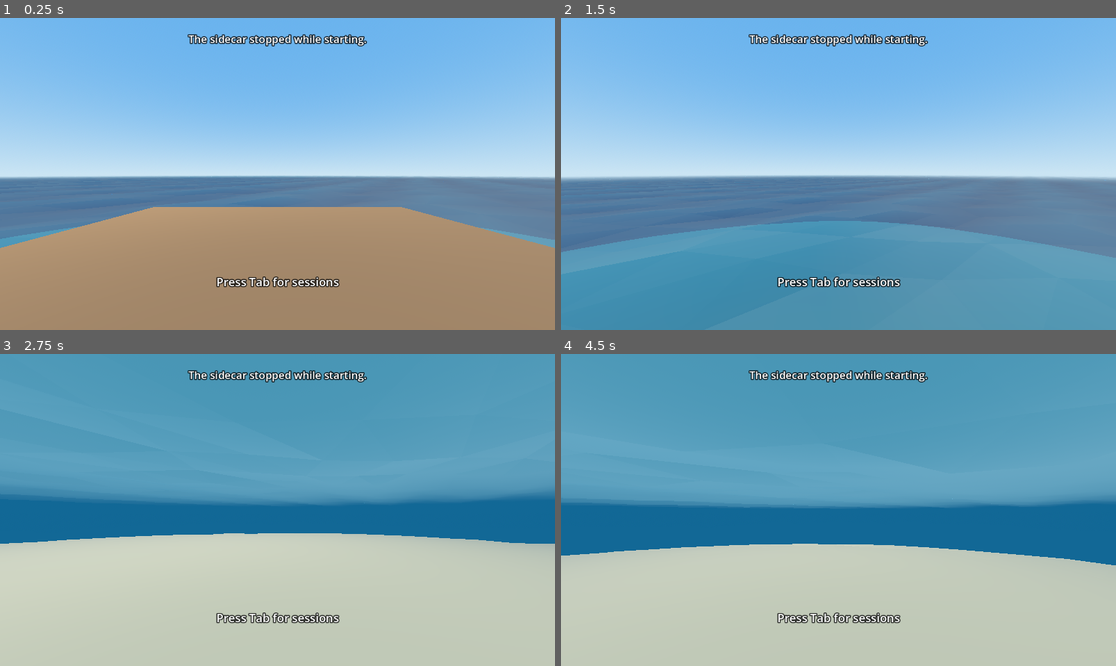
Above: before the commit, frames 1-4 (two rows, left to right).
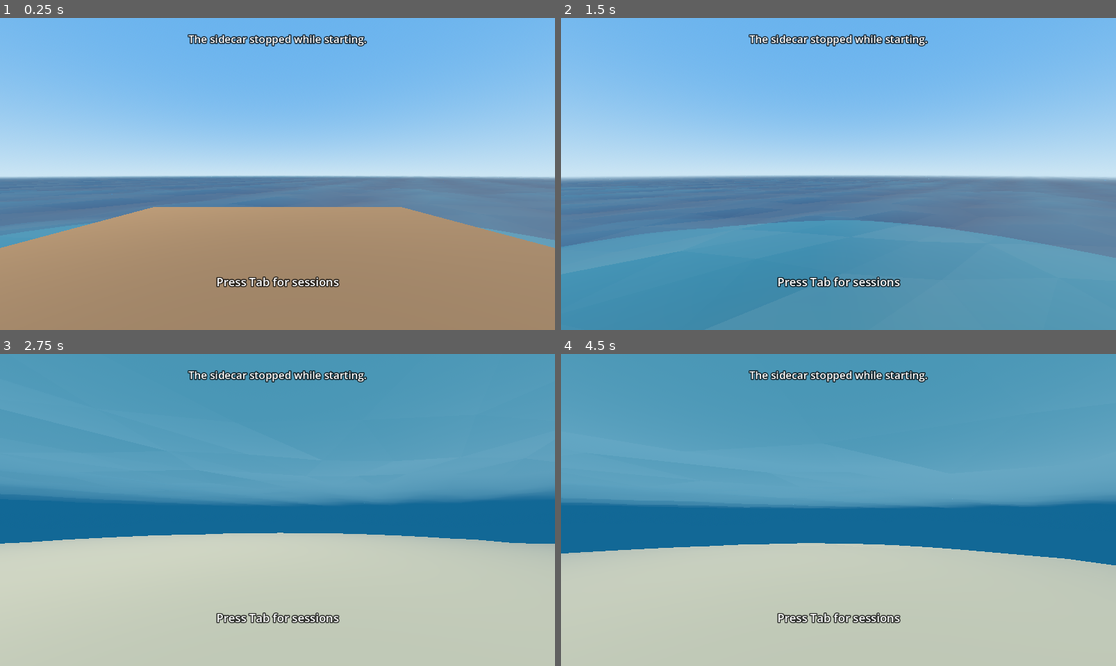
Above: after the commit, the same moments.

Repository: PaoloPortugal/The-Beach
Game: Godot game, scene res://world/world.tscn
Same seed, same stepped clock (60 frames per second), same inputs: the game is played once before the commit and once after it.
Inputs (mouse positions are in pixels of both pictures, inside the frame that each line leads up to):
- Up to frame 1 (0.25 s): no input
- Up to frame 2 (1.5 s): tap Enter at 0.5 s; move the mouse to (866, 174) at 0.52 s; hold Shift (sprint) 0.53-1.28 s; hold W (move_forward) from 0.53 s (still down); click (866, 174) at 0.67 s; tap Space (jump) at 0.77, 0.8, 1.07, 1.35 s; move the mouse to (810, 174) at 1.27 s; click (810, 174) at 1.42 s
- Up to frame 3 (2.75 s): keep holding W (move_forward); tap Space (jump) at 1.52, 1.82, 2.3 s; tap Shift (sprint) at 1.55 s; move the mouse to (288, 503) at 2.02 s; hold E (interact) from 2.03 s (still down); click (288, 503) at 2.17 s
- Up to frame 4 (4.5 s): keep holding W (move_forward); move the mouse to (832, 516) at 2.77 s; release E (interact) at 2.78 s; tap Shift (sprint) at 2.85 s; click (832, 516) at 2.92 s; tap Space (jump) at 3.02, 3.32 s; move the mouse to (877, 513) at 3.52 s; hold Space (jump) 3.53-4.28 s; tap Enter at 3.6 s; click (877, 513) at 3.67 s; move the mouse to (794, 506) at 4.27 s; tap Keypad Enter at 4.35 s; click (794, 506) at 4.42 s

The runs differ from the first frame. In frame 1, 0.1% of the frame differs, in the area x 0-100%, y 65-72%; in frame 2, 0.4%, in the area x 0-96%, y 64-76%; in frame 3, less than 0.1%; in frame 4, 0.2%.

Commit message:
W08 tuning: dolphin jump out of the water; island shelves take the sea floor's colours, now a smooth gradient by depth; warped, spread sea floor with mounds
Co-Authored-By: Claude Opus 5.5 <noreply@anthropic.com>

Diff:
--- a/tests/world/world_test.gd
+++ b/tests/world/world_test.gd
@@ -76,6 +76,21 @@
 	for i in range(0, faces.size(), 3):
 		up = up and (faces[i + 2] - faces[i]).cross(faces[i + 1] - faces[i]).y > 0.0
 	_check(up, "every triangle faces up (clockwise from above)")
+	# Under the water its faces take the sea floor's colours, so its shelf
+	# and drop-off match the floor where they meet (W08).
+	var arrays: Array = (built["mesh"] as ArrayMesh).surface_get_arrays(0)
+	var verts: PackedVector3Array = arrays[Mesh.ARRAY_VERTEX]
+	var colours: PackedColorArray = arrays[Mesh.ARRAY_COLOR]
+	var under := 0
+	var matched := 0
+	for i in range(0, verts.size(), 3):
+		var h := (verts[i].y + verts[i + 1].y + verts[i + 2].y) / 3.0
+		if h < -0.5:
+			under += 1
+			# The mesh keeps 8 bits a channel.
+			if _close(colours[i], Seabed.colour(h), 1.0 / 255.0):
+				matched += 1
+	_check(under > 0 and matched == under, "under the water the island has the sea floor's colours (%d of %d)" % [matched, under])
 
 
 func _jump_assist() -> void:
@@ -171,6 +186,24 @@
 	var seabed: Seabed = world.get_node("Seabed")
 	_check(seabed.chunk_count() > 0, "the seabed is built around you")
 	_check(Seabed.height_at(0, 0) == Seabed.PLATFORM_FLOOR and Seabed.height_at(5000, 300) <= Seabed.SHALLOWEST and Seabed.height_at(5000, 300) >= Seabed.DEEPEST, "shallow by the platform, deeper out at sea")
+	# Out at sea it stays between SHALLOWEST and DEEPEST (sunk islands and
+	# bridge posts count on it) but uses that range: banks, deeps, mounds.
+	var lo := 0.0
+	var hi := -100.0
+	var bumps := 0.0
+	var samples := 0
+	for i in 120:
+		for j in 120:
+			var x := 300.0 + i * 23.7
+			var z := -1400.0 + j * 21.3
+			var h := Seabed.height_at(x, z)
+			lo = minf(lo, h)
+			hi = maxf(hi, h)
+			bumps += absf(h - Seabed.height_at(x + Seabed.CELL, z))
+			samples += 1
+	_check(lo >= Seabed.DEEPEST and hi <= Seabed.SHALLOWEST, "the sea floor stays between %.0f and %.0f m (%.2f..%.2f)" % [Seabed.SHALLOWEST, Seabed.DEEPEST, hi, lo])
+	_check(hi > Seabed.SHALLOWEST - 1.0 and lo < Seabed.DEEPEST + 1.0 and bumps / samples > 0.3, "with banks, deeps and mounds (%.2f..%.2f, %.2f m a cell)" % [hi, lo, bumps / samples])
+	_check(Seabed.colour(-4.0).is_equal_approx(Seabed.SAND) and Seabed.colour(-40.0).is_equal_approx(Seabed.DEEP) and _close(Seabed.colour(-14.0), Seabed.colour(-14.01), 0.001) and _close(Seabed.colour(-19.0), Seabed.colour(-19.01), 0.001), "its colour darkens smoothly with depth")
 
 	player.global_position = Vector3(20, -3, 0)
 	player.velocity = Vector3.ZERO
@@ -208,6 +241,30 @@
 	var p := player.global_position
 	var floor_y := Seabed.height_at(p.x, p.z)
 	_check(p.y > floor_y - 0.3 and p.y < floor_y + 0.6, "the seabed stops you (y %.2f, floor %.2f)" % [p.y, floor_y])
+
+	# Sprinting up leaps out of the water (a dolphin jump), not high enough
+	# to land on the platform's deck, and back in to swim.
+	player.global_position = Vector3(200, -10, 0)
+	player.velocity = Vector3.ZERO
+	await _frames(2)
+	Input.action_press("sprint")
+	Input.action_press("jump")
+	var peak := -100.0
+	var left := false
+	for i in 360:
+		await _frames(1)
+		peak = maxf(peak, player.global_position.y)
+		if not player.swimming and not left:
+			left = true
+			Input.action_release("jump")
+			Input.action_release("sprint")
+		elif left and player.swimming:
+			break
+	Input.action_release("jump")
+	Input.action_release("sprint")
+	_check(left and peak > -player.float_depth + 1.0, "sprinting up leaps out of the water (feet to %.2f)" % peak)
+	_check(peak < world.get_script().get_script_constant_map()["PLATFORM_TOP"], "but not as high as the platform's deck (%.2f)" % peak)
+	_check(player.swimming and player.global_position.y < -player.swim_depth, "and falls back in to swim (y %.2f)" % player.global_position.y)
 
 	# Out of the water only up a beach.
 	var island := Island.new()
@@ -1581,6 +1638,11 @@
 		Input.parse_input_event(event)
 
 
+# Whether two colours are within [param by] in every channel.
+func _close(a: Color, b: Color, by: float) -> bool:
+	return absf(a.r - b.r) < by and absf(a.g - b.g) < by and absf(a.b - b.b) < by
+
+
 func _frames(n: int) -> void:
 	for i in n:
 		await physics_frame
--- a/world/island/island_generator.gd
+++ b/world/island/island_generator.gd
@@ -7,7 +7,6 @@
 ## gives a different island. Flat-shaded and coloured by height. The water
 ## level is y = 0.
 
-const SEABED := Color(0.62, 0.64, 0.52)
 const WET_SAND := Color(0.82, 0.72, 0.52)
 const SAND := Color(0.94, 0.85, 0.63)
 const GRASS := Color(0.48, 0.68, 0.34)
@@ -189,7 +188,7 @@
 
 func _colour(h: float) -> Color:
 	if h < -0.5:
-		return SEABED
+		return Seabed.colour(h) # the sea floor's own colours (W08)
 	if h < 0.25:
 		return WET_SAND
 	if h > plateau_height + 0.4:
--- a/world/player/player.gd
+++ b/world/player/player.gd
@@ -3,7 +3,8 @@
 ## First-person player (W03): walk, sprint and jump, with coyote time and
 ## jump buffering so parkour stays possible later. In deep water it swims
 ## (W08): toward where you look, Space up, Ctrl down, floating at the
-## surface; out of the water only by walking up a beach. Esc frees the mouse
+## surface or leaping out of it when you come up fast; out of the water
+## only by walking up a beach. Esc frees the mouse
 ## and a click captures it again.
 
 @export var walk_speed := 5.0
@@ -25,6 +26,10 @@
 @export var float_depth := 1.15
 ## How firmly the water holds you at the surface, per second.
 @export var surface_pull := 4.0
+## Reaching the surface faster than this, m/s upward, leaps out of the
+## water with all your speed (a dolphin jump). Above swim_speed, so only
+## sprinting up breaches; swimming up at your normal speed floats.
+@export var breach_speed := 4.5
 
 ## The water level (W02).
 const WATER_Y := 0.0
@@ -94,7 +99,7 @@
 
 
 # Swimming: toward where the camera looks, Space up and Ctrl down, held
-# at the surface rather than climbing out of it.
+# at the surface rather than climbing out of it, except for a leap.
 func _swim(delta: float, depth: float) -> void:
 	var input := Vector2.ZERO
 	var rise := 0.0
@@ -104,9 +109,14 @@
 	var direction := (_head.global_basis * Vector3(input.x, 0.0, input.y) + Vector3(0.0, rise, 0.0)).limit_length(1.0)
 	var speed := swim_sprint_speed if controls_enabled and Input.is_action_pressed("sprint") else swim_speed
 	velocity = velocity.move_toward(direction * speed, swim_accel * delta)
-	# At the surface: no higher than floating, and back to it if above.
+	# At the surface: no higher than floating, and back to it if above,
+	# unless you come up fast and away from the ground: then you leap out
+	# with all your speed and gravity brings you back.
 	if depth < float_depth:
-		velocity.y = minf(velocity.y, (depth - float_depth) * surface_pull)
+		if velocity.y > breach_speed and not _grounded:
+			swimming = false
+		else:
+			velocity.y = minf(velocity.y, (depth - float_depth) * surface_pull)
 	move_and_slide()
 	# Swimming into a slope (a beach) rides up it rather than sliding along
 	# it, so you come out of the water there.
--- a/world/seabed/seabed.gd
+++ b/world/seabed/seabed.gd
@@ -14,6 +14,11 @@
 ## (trenches included). Islands' drop-offs reach below DEEPEST.
 const SHALLOWEST := -14.0
 const DEEPEST := -30.0
+## Mounds and hollows on top of the banks and deeps, up to this high or deep.
+const MOUNDS := 2.0
+## How hard the base noise is pushed toward the banks and the deeps, so
+## the floor uses its whole range rather than sitting in the middle.
+const SPREAD := 1.7
 ## Around the spawn platform the floor rises to PLATFORM_FLOOR, flat out to
 ## PLATFORM_FLAT metres and back to the open floor by PLATFORM_BLEND.
 const PLATFORM_FLOOR := -6.0
@@ -29,9 +34,14 @@
 const SAND := Color(0.70, 0.68, 0.54)
 const MID := Color(0.56, 0.58, 0.50)
 const DEEP := Color(0.42, 0.47, 0.46)
-
-static var _base := _noise(7101, 0.004, 3)
+## Where colour() is all SAND (above), all MID, and all DEEP (below).
+const SAND_TO := -10.0
+const MID_AT := -19.0
+const DEEP_FROM := -28.0
+
+static var _base := _warped(_noise(7101, 0.004, 3))
 static var _trench := _noise(7102, 0.003, 1)
+static var _mounds := _noise(7103, 0.025, 2)
 
 ## Chunk coordinates -> MeshInstance3D.
 var _chunks := {}
@@ -47,9 +57,22 @@
 	return n
 
 
+# Bends the noise's space so its banks wind and stretch rather than being
+# round blobs.
+static func _warped(n: FastNoiseLite) -> FastNoiseLite:
+	n.domain_warp_enabled = true
+	n.domain_warp_type = FastNoiseLite.DOMAIN_WARP_SIMPLEX
+	n.domain_warp_frequency = 0.003
+	n.domain_warp_amplitude = 90.0
+	n.domain_warp_fractal_type = FastNoiseLite.DOMAIN_WARP_FRACTAL_NONE
+	return n
+
+
 ## The floor's height at a world point. The same every run.
 static func height_at(x: float, z: float) -> float:
-	var open := lerpf(SHALLOWEST, DEEPEST - 4.0, _base.get_noise_2d(x, z) * 0.5 + 0.5)
+	var t := smoothstep(0.0, 1.0, clampf(_base.get_noise_2d(x, z) * SPREAD + 0.5, 0.0, 1.0))
+	var open := lerpf(SHALLOWEST - MOUNDS, DEEPEST + MOUNDS, t)
+	open += _mounds.get_noise_2d(x, z) * MOUNDS * 2.0
 	# Trenches along the noise's zero lines.
 	var ridge := 1.0 - absf(_trench.get_noise_2d(x, z))
 	open -= smoothstep(0.88, 1.0, ridge) * 8.0
@@ -175,10 +198,10 @@
 		faces.append(v)
 
 
-## The floor's colour at a height: lighter sand in the shallows.
+## The floor's colour at a height: sand in the shallows, darkening
+## smoothly through MID to DEEP. Islands' shelves use it too (W01), so the
+## two match where they meet.
 static func colour(h: float) -> Color:
-	if h > -11.0:
-		return SAND
-	if h > -20.0:
-		return MID
-	return DEEP
+	if h > MID_AT:
+		return SAND.lerp(MID, inverse_lerp(SAND_TO, MID_AT, minf(h, SAND_TO)))
+	return MID.lerp(DEEP, inverse_lerp(MID_AT, DEEP_FROM, maxf(h, DEEP_FROM)))
